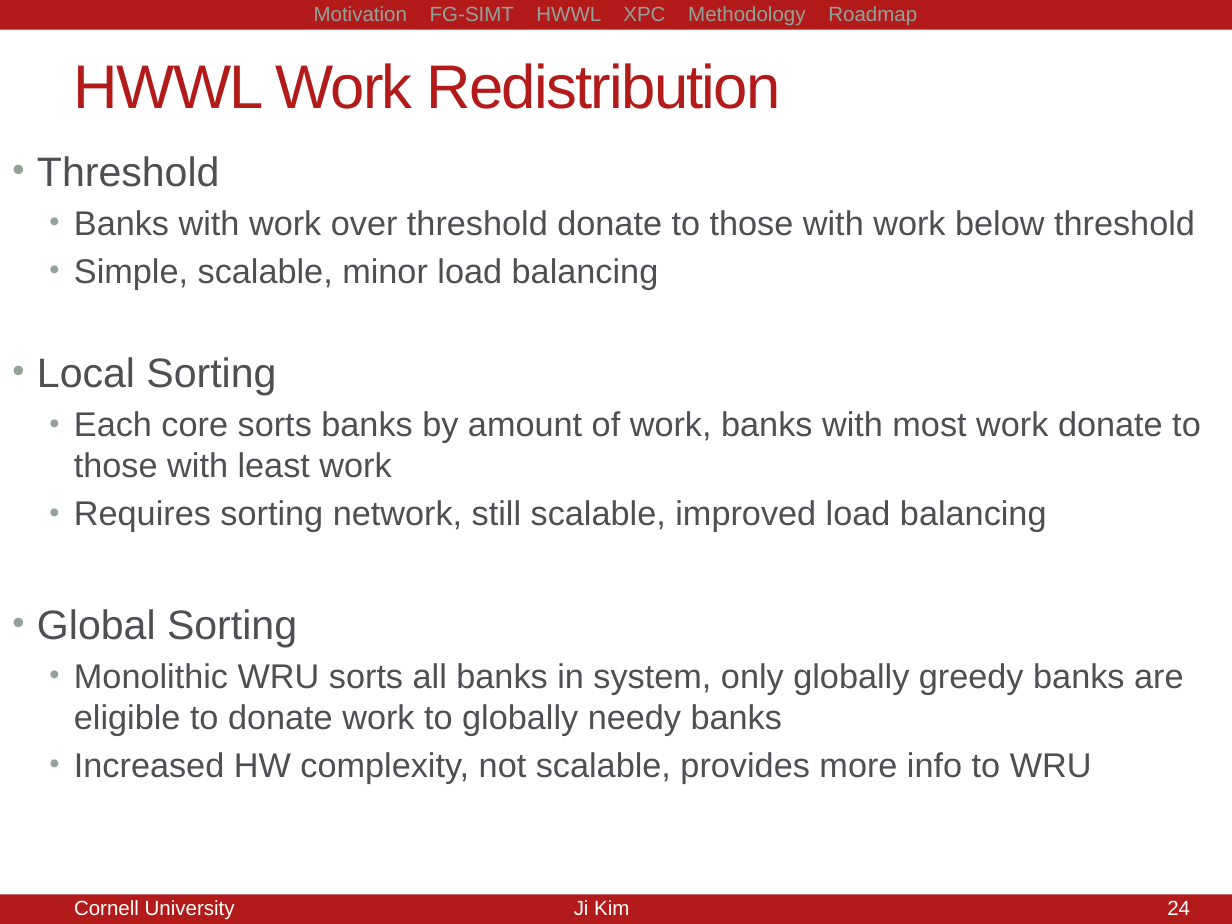
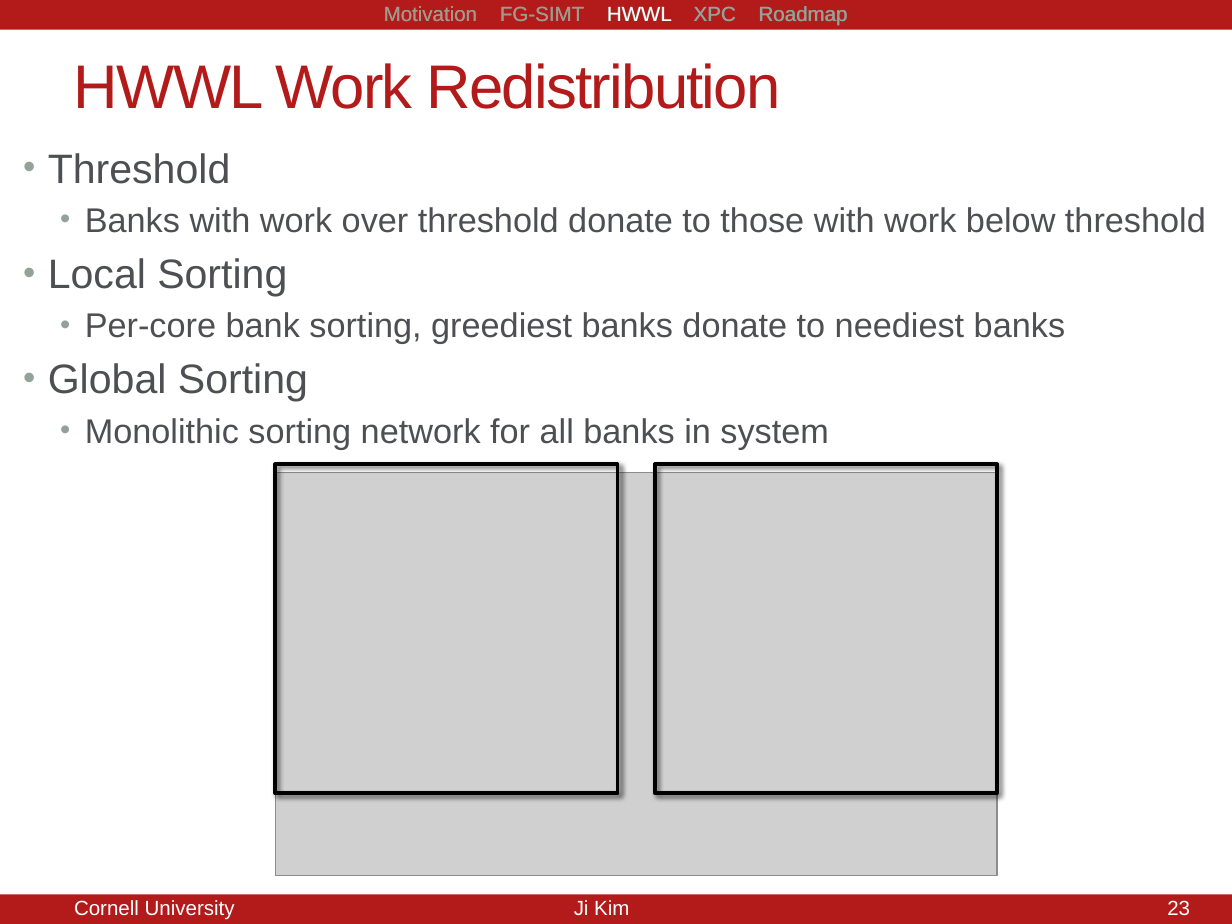
Before and after one commit to jyk46/presentation-csl-aexam, a slide deck: slide 23 of a-exam-10082014.pptx (slide 24 before the commit). Drawn at 1232x924 pixels with LibreOffice and Linux fonts; fonts in the diff are those of the drawing; grey boxes stand for pictures. Boxes give left, top, right and bottom in pixels: in the first picture for what was removed or moved away, otherwise in the second. Text is boxed around its words. In the diff, an @@ line names an element or a change of style, - is before the commit and + after.

```diff
--- a/a-exam-10082014.pptx
+++ b/a-exam-10082014.pptx
@@ text at <box>384,6,847,26</box>: text changed @@
-Motivation FG-SIMT HWWL XPC Methodology Roadmap
+Motivation FG-SIMT HWWL XPC Roadmap
@@ text "Threshold": place and size @@
-text "Threshold" at <box>37,156,1201,784</box>
+text "Threshold" at <box>48,153,1206,449</box>
@@ text at <box>74,258,659,289</box>: paragraph removed @@
-  • Simple, scalable, minor load balancing
@@ text at <box>85,312,1065,344</box>: text changed @@
-  • Each core sorts banks by amount of work, banks with most work donate to those with least work
-  • Requires sorting network, still scalable, improved load balancing
+  • Per-core bank sorting, greediest banks donate to neediest banks
@@ text at <box>85,418,828,449</box>: text changed @@
-  • Monolithic WRU sorts all banks in system, only globally greedy banks are eligible to donate work to globally needy banks
-  • Increased HW complexity, not scalable, provides more info to WRU
+  • Monolithic sorting network for all banks in system
@@ picture added at <box>275,472,997,876</box> @@
@@ rectangle added at <box>275,464,617,793</box>, outline #000000 2.25 pt @@
@@ rectangle added at <box>655,464,998,793</box>, outline #000000 2.25 pt @@
@@ page number at <box>1139,900,1190,916</box>: text changed @@
-24/21
+23/21
@@ page number at <box>1167,900,1190,916</box>: text changed @@
-24
+23
```
Also in this commit, not shown: 51 other slides changed, 6 slides added, 2 slides removed, 2 other files.
